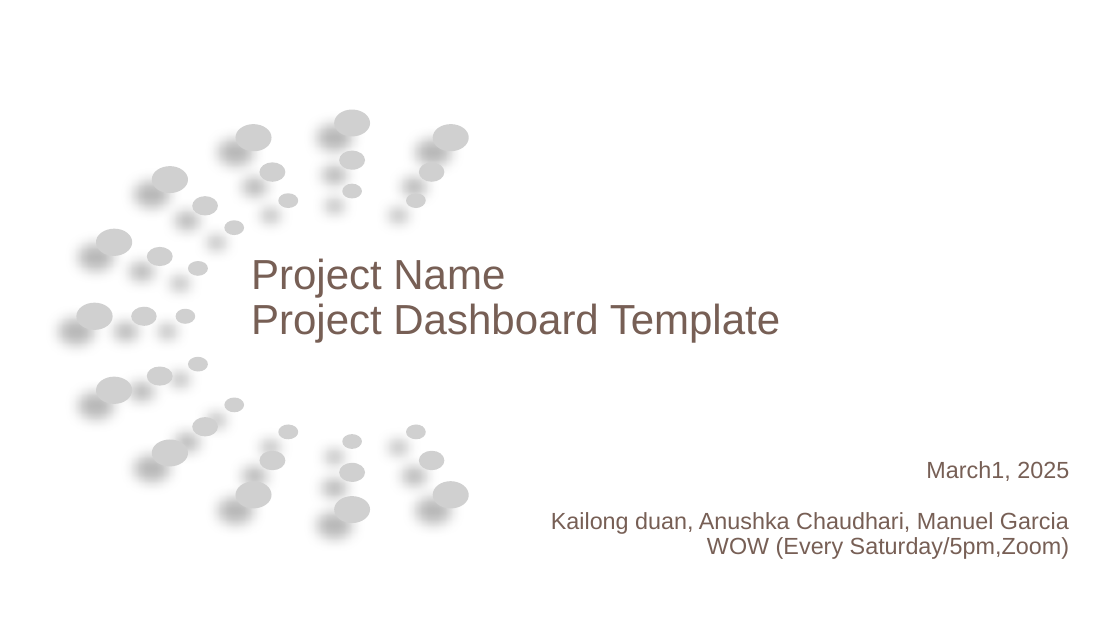
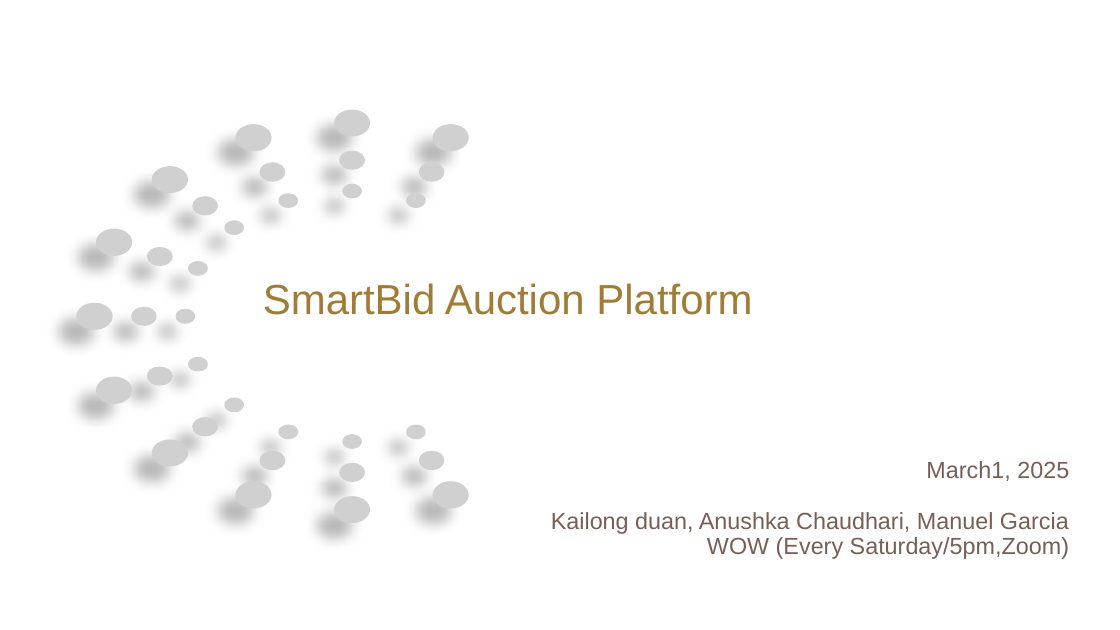
Before and after one commit to dkl520/cs7315_project, a slide deck: slide 1 of 3/group2 - proj3 (1).pptx. Drawn at 1120x630 pixels with LibreOffice and Linux fonts; fonts in the diff are those of the drawing; grey boxes stand for pictures. Boxes give left, top, right and bottom in pixels: in the first picture for what was removed or moved away, otherwise in the second. Text is boxed around its words. In the diff, an @@ line names an element or a change of style, - is before the commit and + after.

Commit message:
project name

```diff
--- a/3/group2 - proj3 (1).pptx
+++ b/3/group2 - proj3 (1).pptx
@@ text at (x1=263, y1=283, x2=752, y2=315): text changed; text colour #775F55 to #A17C36 @@
-Project Name
-Project Dashboard Template
+SmartBid Auction Platform
```
Also in this commit, not shown: 1 other slide changed, 1 other file.
